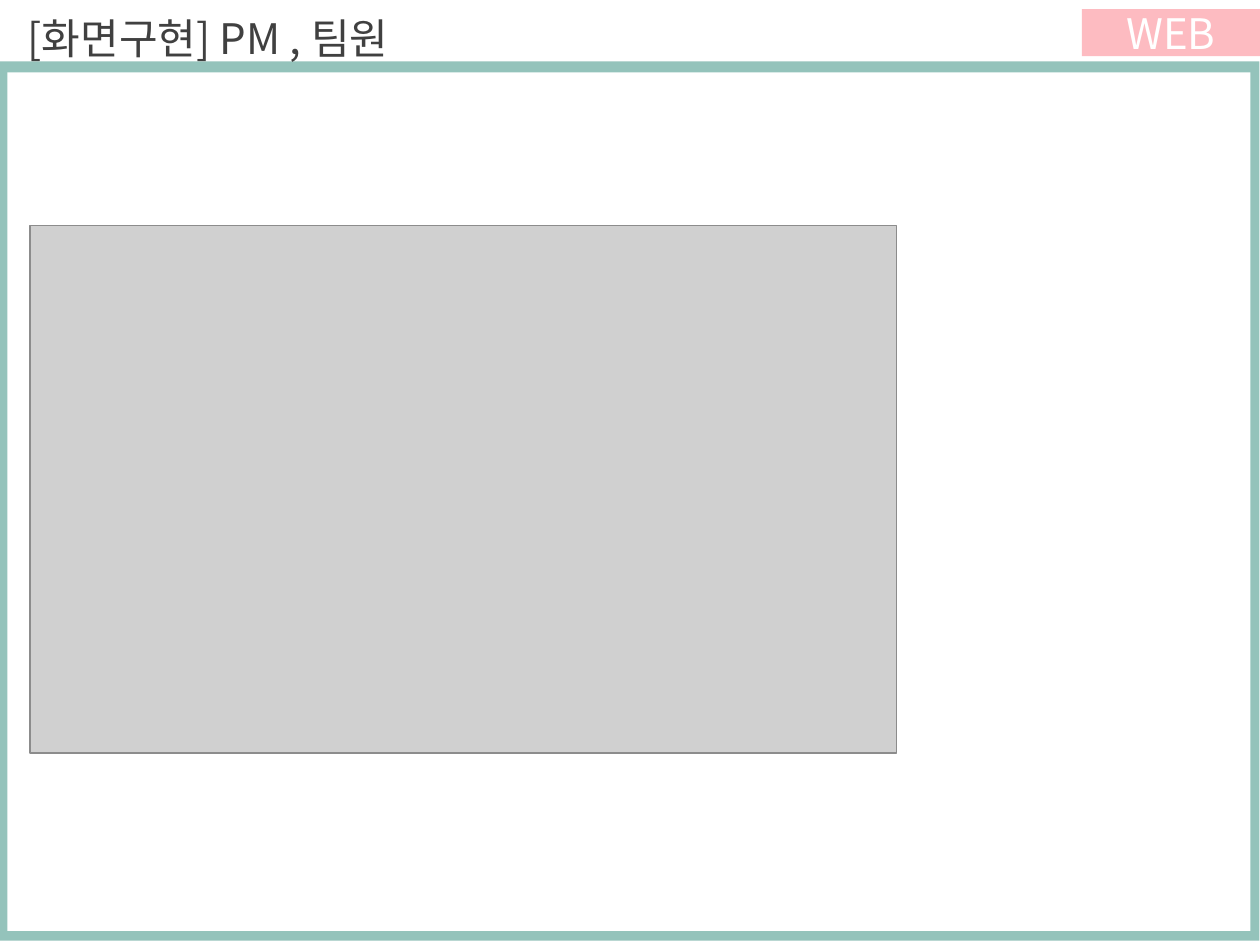
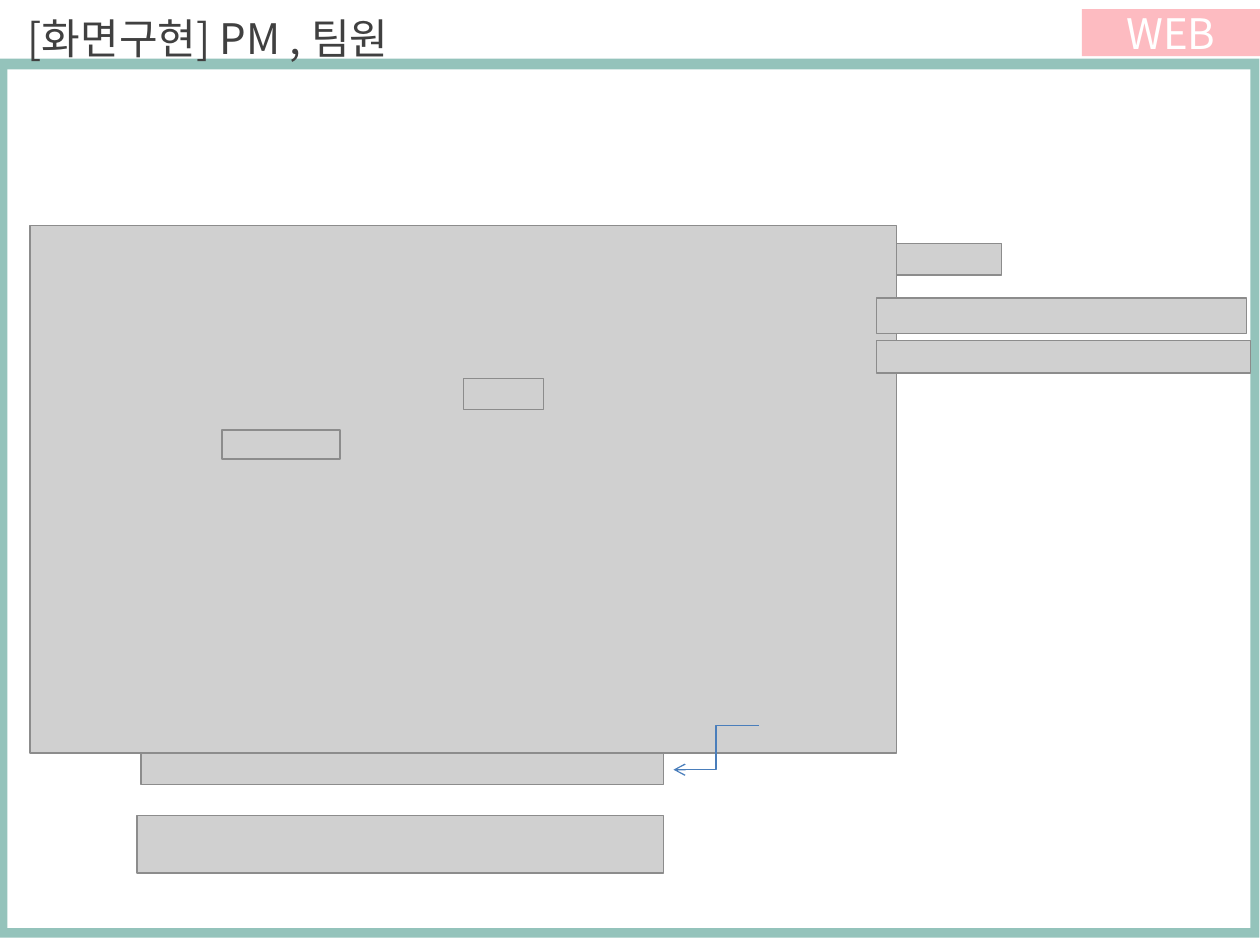
Before and after one commit to ezenteam03/project06, a slide deck: slide 3 of WebContent/lyh/0515 이연학.pptx. Drawn at 1260x945 pixels with LibreOffice and Linux fonts; fonts in the diff are those of the drawing; grey boxes stand for pictures. Boxes give left, top, right and bottom in pixels: in the first picture for what was removed or moved away, otherwise in the second. Text is boxed around its words. In the diff, an @@ line names an element or a change of style, - is before the commit and + after.

```diff
--- a/WebContent/lyh/0515 이연학.pptx
+++ b/WebContent/lyh/0515 이연학.pptx
@@ rectangle moved from (x1=0, y1=62, x2=1260, y2=941) to (x1=0, y1=58, x2=1260, y2=937) @@
@@ picture added at (x1=897, y1=243, x2=1002, y2=275) @@
@@ picture added at (x1=876, y1=299, x2=1246, y2=334) @@
@@ picture added at (x1=876, y1=340, x2=1250, y2=373) @@
@@ picture added at (x1=464, y1=378, x2=544, y2=410) @@
@@ picture added at (x1=222, y1=430, x2=340, y2=459) @@
@@ elbow arrow added from (759, 726) to (673, 770), #4B7EBC 0.75 pt @@
@@ picture added at (x1=141, y1=753, x2=664, y2=785) @@
@@ picture added at (x1=137, y1=815, x2=664, y2=873) @@
```
